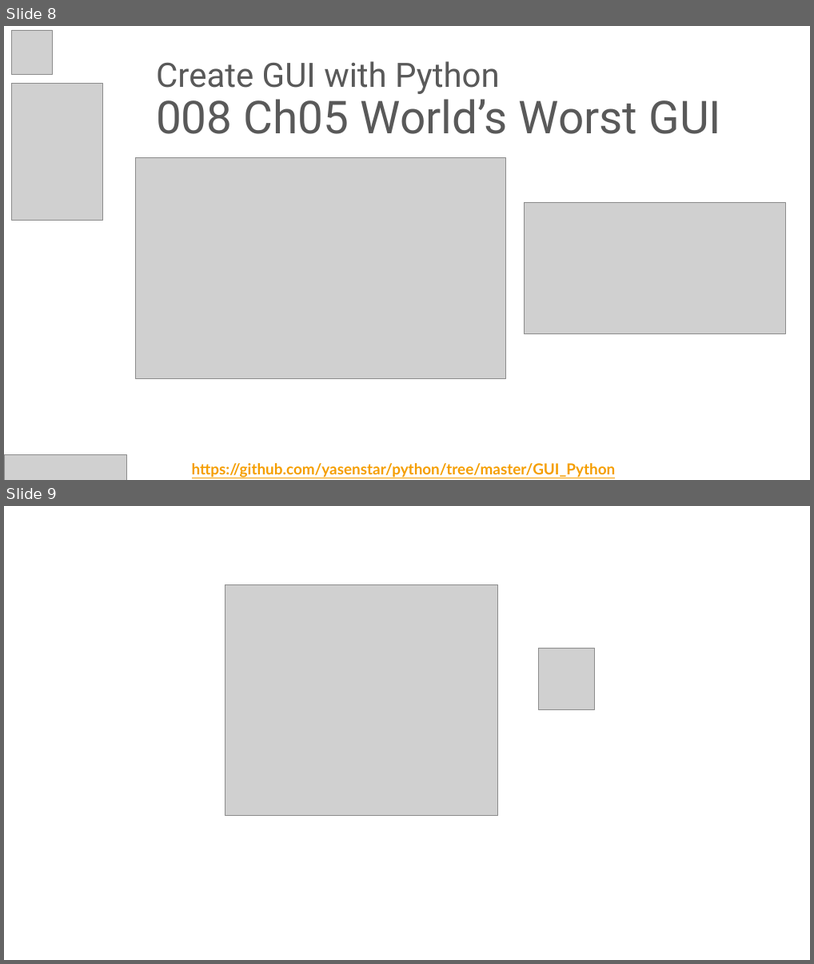
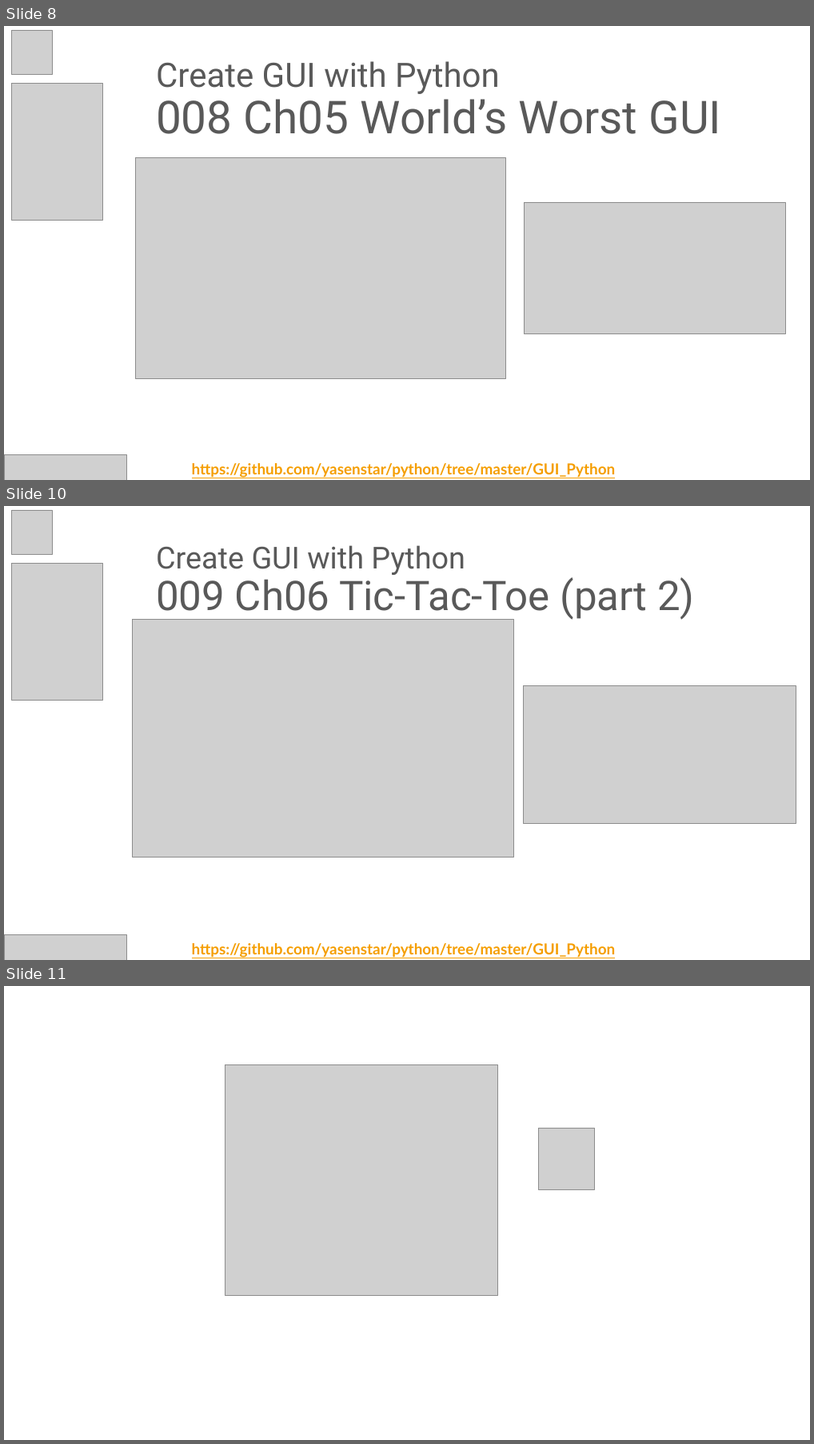
Before and after one commit to yasenstar/python, a slide deck: GUI_Python/Create_GUI_with_Python.pptx. Shown one above the other, each under a label of ours: slides 8 and 9 before the commit, slides 8, 10 and 11 after it; the slides between them are not shown. The pictures are 814x964 and 814x1444 pixels, drawn with LibreOffice and Linux fonts; fonts in the diff are those of the drawing; grey boxes stand for pictures; background and template pictures are left out. Boxes give left, top, right and bottom in pixels: in the first picture for what was removed or moved away, otherwise in the second. Text is boxed around its words. In the diff, an @@ line names an element or a change of style, - is before the commit and + after.

Commit message:
add chapter 06 part 1

```diff
--- a/GUI_Python/Create_GUI_with_Python.pptx
+++ b/GUI_Python/Create_GUI_with_Python.pptx
@@ slide 10 added at box(4, 506, 810, 960), background picture (left out) @@
@@ picture added at box(12, 510, 52, 554) @@
@@ title added at box(156, 545, 694, 620), 48.6 pt, text #595959 @@
+Create GUI with Python
+009 Ch06 Tic-Tac-Toe (part 2)
@@ picture added at box(12, 563, 102, 700) @@
@@ picture added at box(133, 620, 514, 857) @@
@@ picture added at box(524, 685, 797, 823) @@
@@ picture added at box(4, 934, 127, 960) @@
@@ text added at box(192, 943, 616, 957), 18 pt, text #F59E00, bold, underline @@
+https://github.com/yasenstar/python/tree/master/GUI_Python
@@ what was slide 9 is now slide 11 @@
```
Also in this commit, not shown: 1 other slide added, 6 other files.
